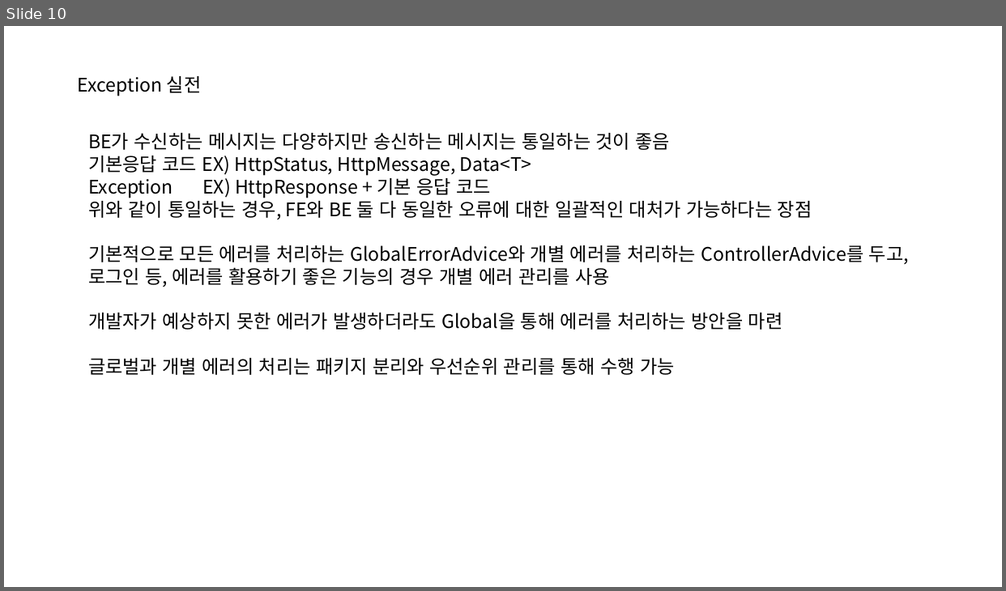
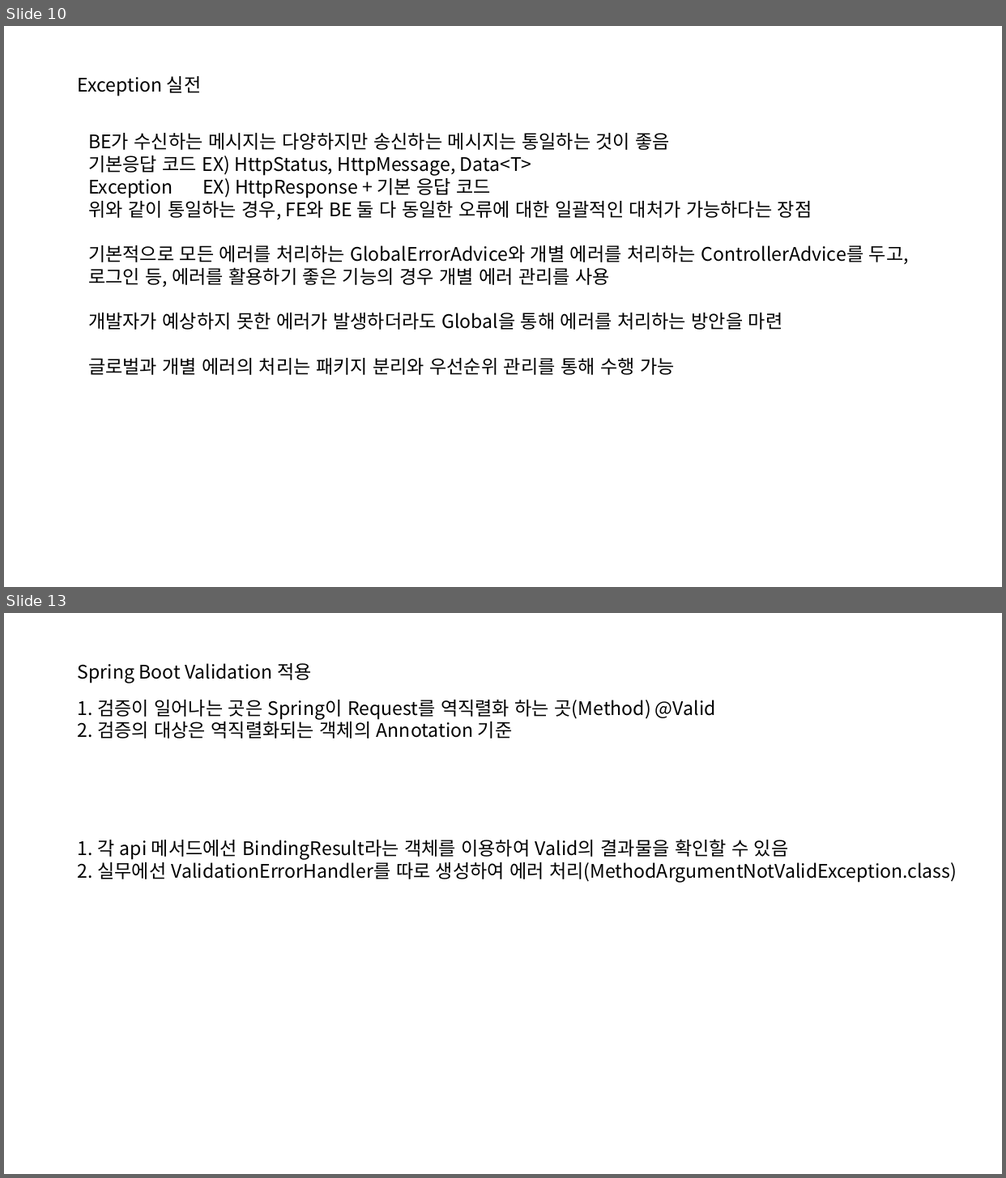
Before and after one commit to Goo-hyunwoo/fc-rest-api, a slide deck: rest-api.pptx. Shown one above the other, each under a label of ours: slide 10 before the commit, slides 10 and 13 after it; the slides between them are not shown. The pictures are 1006x591 and 1006x1178 pixels, drawn with LibreOffice and Linux fonts; fonts in the diff are those of the drawing. Boxes give left, top, right and bottom in pixels: in the first picture for what was removed or moved away, otherwise in the second. Text is boxed around its words. In the diff, an @@ line names an element or a change of style, - is before the commit and + after.

Commit message:
[2023-11-22] Validation-1

```diff
--- a/rest-api.pptx
+++ b/rest-api.pptx
@@ slide 13 added at box(4, 613, 1002, 1174), background #FFFFFF @@
@@ text added at box(78, 663, 312, 683), 18 pt, text #000000 @@
+Spring Boot Validation 적용
@@ text added at box(78, 700, 716, 739), 18 pt, text #000000 @@
+1. 검증이 일어나는 곳은 Spring이 Request를 역직렬화 하는 곳(Method) @Valid
+2. 검증의 대상은 역직렬화되는 객체의 Annotation 기준
@@ text added at box(78, 839, 957, 883), 18 pt, text #000000 @@
+1. 각 api 메서드에선 BindingResult라는 객체를 이용하여 Valid의 결과물을 확인할 수 있음
+2. 실무에선 ValidationErrorHandler를 따로 생성하여 에러 처리(MethodArgumentNotValidException.class)
```
Also in this commit, not shown: 1 slide changed, 1 other slide added, 6 other files.
